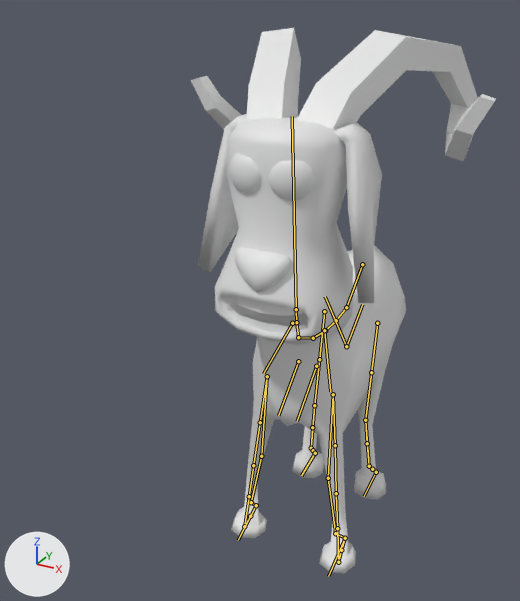
The Blender file Assets/Blender/Character.blend: old version first, new version second.
Camera for both pictures: a 50 mm camera at (0.909, -2.13, 1.909) aimed at (-0.173, -0.162, 0.925). Lighting does not change. The marker at lower left points along +X, +Y and +Z. The bones that bend it are drawn over the model as lines.
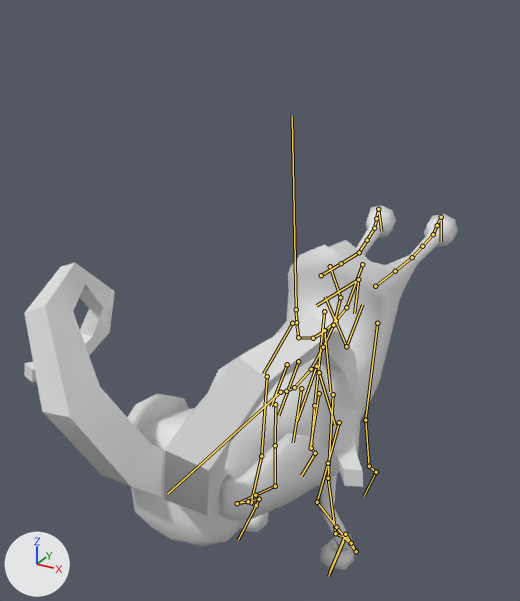
The newer file adds an action. The first version stands in its rest pose; the second is drawn at frame 50 of the action 'Ability2'.

The edits, one by one:
Bone 'torso' (bone_torso) moves from (0.0, 0.0, 0.0) to (0.0, -0.031, 0.013).
Bone 'torso' (bone_torso) turns from (0, 0, 0) to (3, 0, 0) degrees about its own x, y and z.
Bone 'hips' (bone_hips) turns from (0, 0, 0) to (81, 0, 0) degrees about its own x, y and z.
Bone 'chest' (bone_chest) moves from (0.0, 0.0, 0.0) to (0.0, 0.001, -0.065).
Bone 'chest' (bone_chest) turns from (0, 0, 0) to (25, 0, 0) degrees about its own x, y and z.
Bone 'neck' (bone_neck) turns from (0, 0, 0) to (43, 0, 0) degrees about its own x, y and z.
Bone 'head' (bone_head) turns from (0, 0, 0) to (79, 0, 0) degrees about its own x, y and z.
Bone 'front_foot_ik.L' (bone_front_foot_ik_l) moves from (0.0, 0.0, 0.0) to (0.0, 0.005, 0.014).
Bone 'front_foot_ik.R' (bone_front_foot_ik_r) moves from (0.0, 0.0, 0.0) to (0.0, 0.028, 0.009).
Bone 'front_foot_ik.R' (bone_front_foot_ik_r) turns from (0, 0, 0) to (2, 0, 0) degrees about its own x, y and z.
Bone 'foot_ik.L' (bone_foot_ik_l) moves from (0.0, 0.0, 0.0) to (0.0, 0.81, 0.843).
Bone 'foot_ik.L' (bone_foot_ik_l) turns from (0, 0, 0) to (97, 0, 0) degrees about its own x, y and z.
Bone 'foot_ik.R' (bone_foot_ik_r) moves from (0.0, 0.0, 0.0) to (0.0, 0.809, 0.848).
Bone 'foot_ik.R' (bone_foot_ik_r) turns from (0, 0, 0) to (103, 0, 0) degrees about its own x, y and z.

Changed parts and their boxes (x1, y1, x2, y2) in the pictures (520 x 601 px):
'Body', posed (71% wider, 20% shorter): before (215, 117, 406, 574); after (131, 206, 458, 570)
'Cube.013', posed (11% wider, 90% taller): before (191, 28, 496, 161); after (24, 263, 363, 516)
'Cube.016', posed: before (198, 114, 382, 303); after (127, 394, 340, 521)
'Sphere.002', posed (not visible afterwards): before (229, 153, 314, 201)
